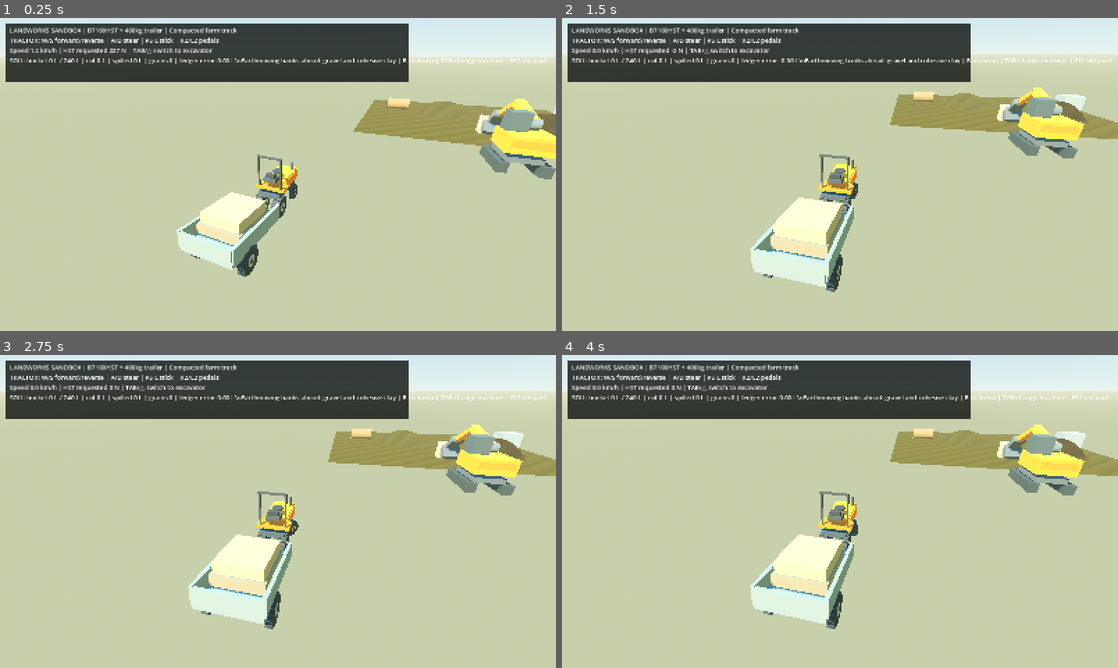
Above: before the commit, frames 1-4 (two rows, left to right).
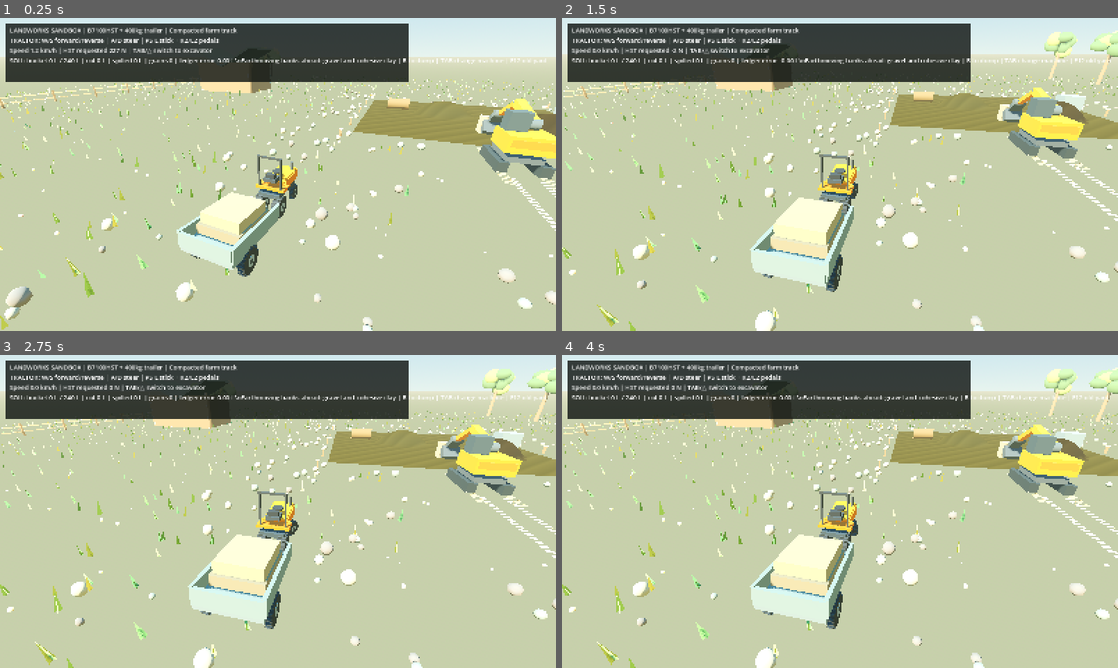
Above: after the commit, the same moments.

Repository: sn97ty8yn4-jpg/landworks
Game: Godot game, scene res://landworks/scenes/sandbox_world.tscn
Two runs of this game, one before a commit and one after it. Both use one fixed random seed, a clock stepped at 60 frames per second and the inputs below.
Inputs (mouse positions are in pixels of both pictures, inside the frame that each line leads up to):
- Up to frame 1 (0.25 s): no input
- Up to frame 2 (1.5 s): tap Enter at 0.5 s; move the mouse to (962, 158) at 0.52 s; hold D 0.53-1.25 s; hold I 0.53-1.25 s; click (962, 158) at 0.67 s; tap Space at 0.77 s; drag from (728, 190) to (812, 237) at 1.27 s
- Up to frame 3 (2.75 s): tap Space at 2 s; move the mouse to (333, 442) at 2.02 s; hold D from 2.03 s (still down); hold O from 2.03 s (still down)
- Up to frame 4 (4 s): release D at 2.75 s; release O at 2.75 s; tap Enter at 2.75 s; drag from (812, 574) to (673, 464) at 2.77 s; tap Space at 3.5, 3.77 s; move the mouse to (1006, 558) at 3.52 s; hold A from 3.53 s (still down); hold P from 3.53 s (still down)

The runs differ from the first frame. In frame 1, 4.3% of the frame differs, in the area x 0-100%, y 19-100%; in frame 2, 4.9%; in frame 3, 4.9%; in frame 4, 4.9%, in the area x 0-100%, y 4-100%.
Error before the commit: Parse Error: Cannot infer the type of "x" variable because the value doesn't have a set type. (res://landworks/scripts/art_scene.gd:179)

Commit message:
Fix typed fence coordinate in painted countryside Godot scene

Diff:
--- a/landworks/scripts/art_scene.gd
+++ b/landworks/scripts/art_scene.gd
@@ -176,7 +176,7 @@
 func _wooden_fence() -> void:
     for side in [-1.0,1.0]:
         for i in range(17):
-            var x := side * 47.0
+            var x: float = float(side) * 47.0
             var z := -43.0 + float(i) * 5.2
             _box(self, Vector3(0.19,1.52,0.19),Vector3(x,0.78,z),_p("timber"))
             if i<16:
